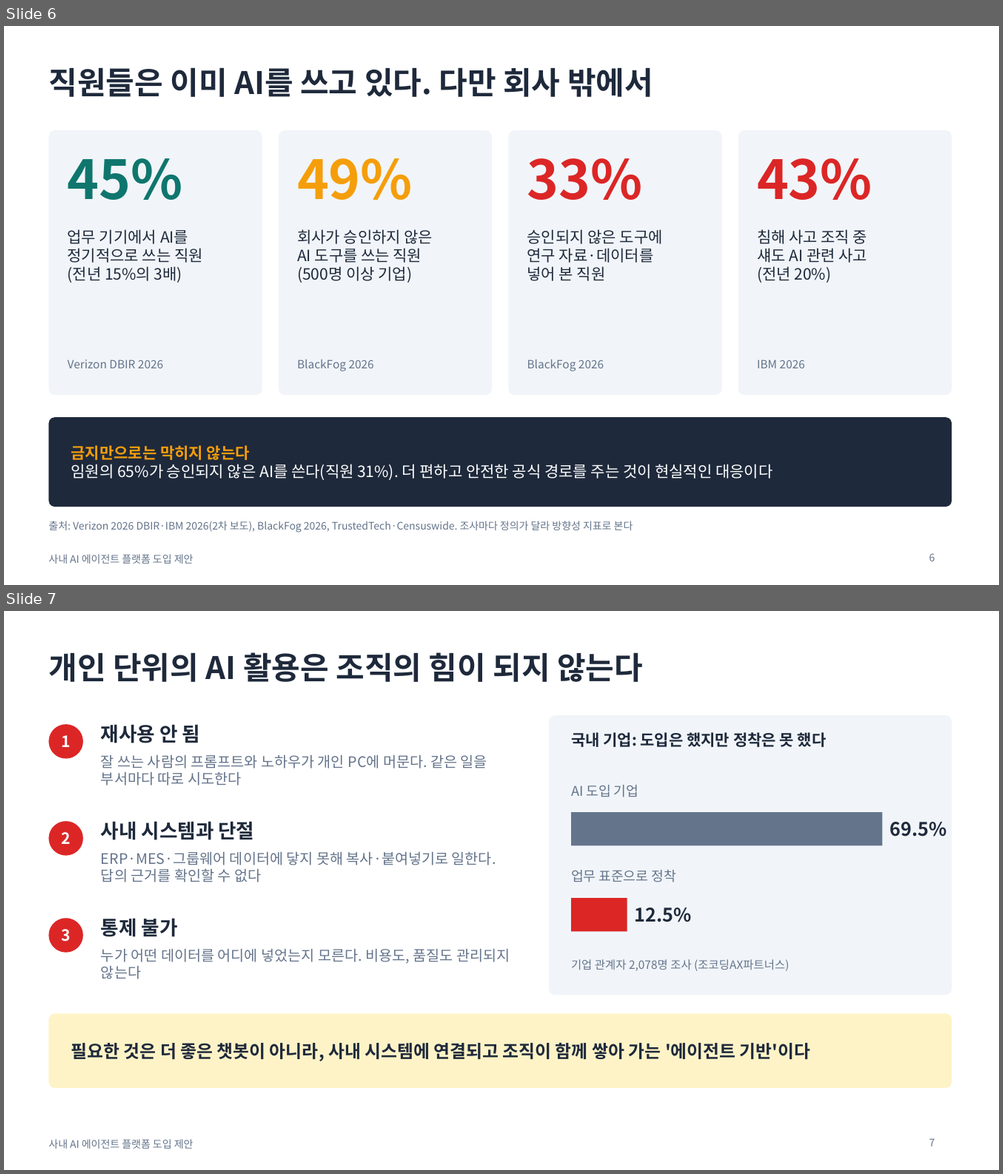
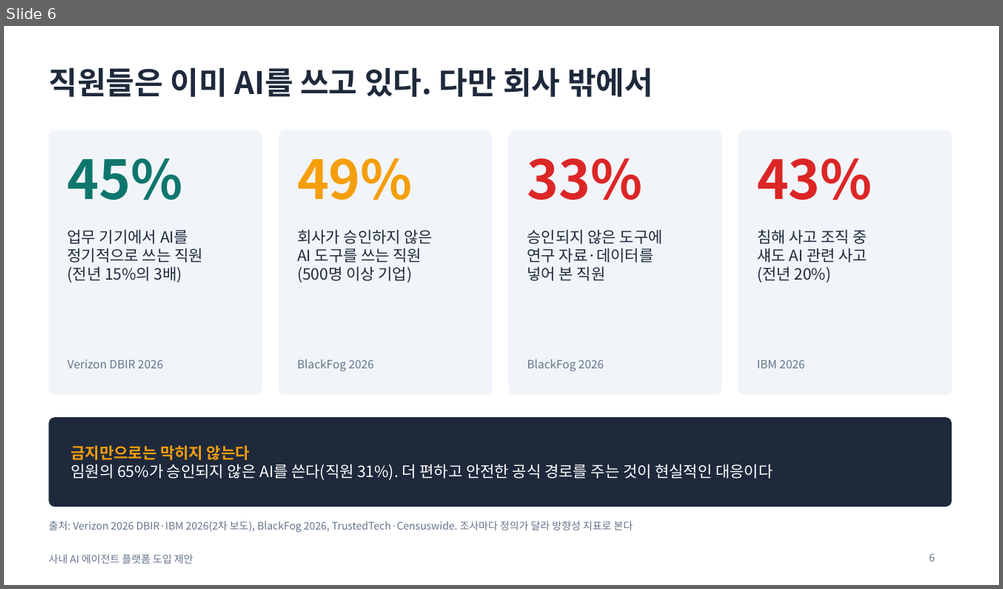
Before and after one commit to lucky-sugar-park/tech-review, a slide deck: proposal/ai-agent-platform-proposal.pptx. Shown one above the other, each under a label of ours: slides 6 and 7 before the commit, slide 6 after it. The pictures are 1003x1174 and 1003x589 pixels, drawn with LibreOffice and Linux fonts; fonts in the diff are those of the drawing. Boxes give left, top, right and bottom in pixels: in the first picture for what was removed or moved away, otherwise in the second. Text is boxed around its words. In the diff, an @@ line names an element or a change of style, - is before the commit and + after.

```diff
--- a/proposal/ai-agent-platform-proposal.pptx
+++ b/proposal/ai-agent-platform-proposal.pptx
@@ slide 7 removed at [4,611,999,1170], background #FFFFFF; not listed: 1 template element that a slide beside it also shows @@
@@ title removed at [48,652,643,682] @@
-개인 단위의 AI 활용은 조직의 힘이 되지 않는다
@@ rounded rectangle removed at [549,715,951,995] @@
@@ ellipse removed at [48,724,83,759] @@
@@ text removed at [61,735,70,747] @@
-1
@@ text removed at [101,724,200,743] @@
-재사용 안 됨
@@ text removed at [571,732,826,747] @@
-국내 기업: 도입은 했지만 정착은 못 했다
@@ text removed at [101,755,487,786] @@
-잘 쓰는 사람의 프롬프트와 노하우가 개인 PC에 머문다. 같은 일을 부서마다 따로 시도한다
@@ text removed at [571,785,638,797] @@
-AI 도입 기업
@@ ellipse removed at [48,821,83,856] @@
@@ text removed at [61,832,70,844] @@
-2
@@ text removed at [101,821,255,840] @@
-사내 시스템과 단절
@@ rectangle removed at [571,812,882,846] @@
@@ text removed at [889,822,946,837] @@
-69.5%
@@ text removed at [101,852,496,883] @@
-ERP·MES·그룹웨어 데이터에 닿지 못해 복사·붙여넣기로 일한다. 답의 근거를 확인할 수 없다
@@ text removed at [571,870,675,883] @@
-업무 표준으로 정착
@@ rectangle removed at [571,898,627,932] @@
@@ ellipse removed at [48,918,83,953] @@
@@ text removed at [101,918,178,937] @@
-통제 불가
@@ text removed at [634,908,691,923] @@
-12.5%
@@ text removed at [61,929,70,942] @@
-3
@@ text removed at [101,949,509,980] @@
-누가 어떤 데이터를 어디에 넣었는지 모른다. 비용도, 품질도 관리되지 않는다
@@ text removed at [571,960,788,971] @@
-기업 관계자 2,078명 조사 (조코딩AX파트너스)
@@ rounded rectangle removed at [48,1014,951,1088] @@
@@ text removed at [71,1043,811,1062] @@
-필요한 것은 더 좋은 챗봇이 아니라, 사내 시스템에 연결되고 조직이 함께 쌓아 가는 '에이전트 기반'이다
@@ page number removed at [929,1139,935,1147] @@
-7
```
Also in this commit, not shown: 4 slides changed, 2 slides added, 3 other files.
